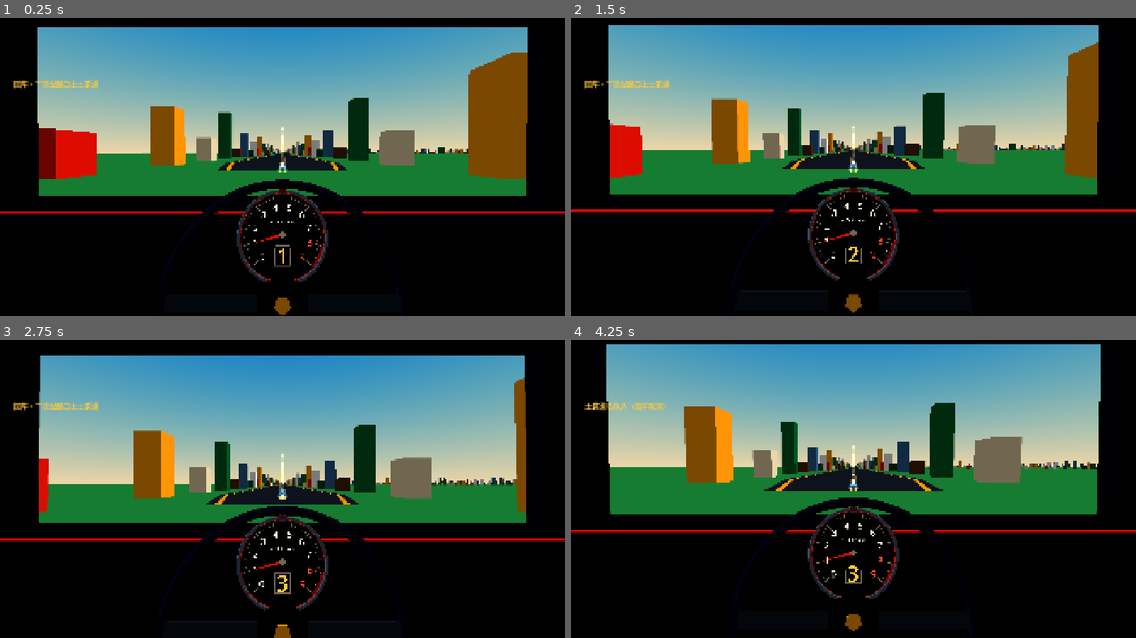
Above: before the commit, frames 1-4 (two rows, left to right).
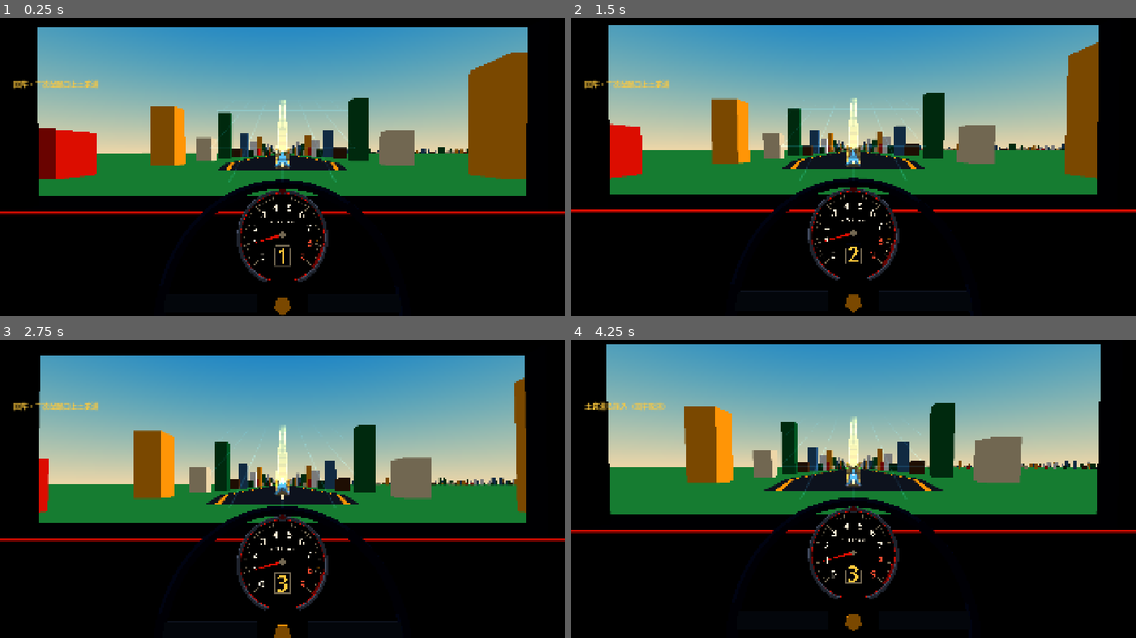
Above: after the commit, the same moments.

Repository: Instein98/StarSpeed
Game: Godot game, scene res://scenes/main.tscn
Same seed, same stepped clock (60 frames per second), same inputs: the game is played once before the commit and once after it.
Inputs:
- Up to frame 1 (0.25 s): no input
- Up to frame 2 (1.5 s): tap Enter (confirm) at 0.5, 1.35 s; hold Up (shift_up) 0.53-1.28 s; hold Space (throttle) 0.53-1.28 s; hold S (brake) from 1.28 s (still down)
- Up to frame 3 (2.75 s): tap Space (throttle) at 1.55 s; release S (brake) at 2.03 s; hold Up (shift_up) from 2.03 s (still down); hold Space (throttle) from 2.03 s (still down)
- Up to frame 4 (4.25 s): release Space (throttle) at 2.78 s; tap Space (throttle) at 2.85, 3.8 s; release Up (shift_up) at 3.53 s; hold S (brake) from 3.53 s (still down); hold Enter (confirm) from 3.53 s (still down)

The runs differ from the first frame. In frame 1, 0.5% of the frame differs, in the area x 37-63%, y 27-56%; in frame 2, 0.6%, in the area x 37-63%, y 26-55%; in frame 3, 0.5%; in frame 4, 0.6%.

Commit message:
Steer back to the line instead of sliding sideways; tilted 3D minimap
- Recovery: the lateral return speed is capped at v * tan(8 deg), so a
  slow car returns slowly, and the world camera yaws toward the line by
  the car's actual heading offset while it drives back.
- Minimap: camera pitched 45 deg, wider road ribbon with thickness, a
  ground grid that scrolls with the car, larger on screen, higher
  resolution, so it reads as a tilted 3D view rather than a flat plan.

Co-Authored-By: Claude Fable 5.2 <noreply@anthropic.com>

Diff:
--- a/data/tuning.tres
+++ b/data/tuning.tres
@@ -35,7 +35,8 @@
 t26_struggle_limit = 1.2
 t27_slide_max_m = 4.0
 slide_wall_m = 9.0
-slide_return_time = 0.5
+slide_return_time = 0.8
+slide_return_max_angle_deg = 8.0
 recover_back_m = 150.0
 t30_world_fov_curve = PackedVector2Array(0, 70.0, 120, 72.1, 240, 78.5, 360, 89.2, 440, 98.7, 500, 107.1, 570, 118.2, 640, 130.8, 720, 146.9, 800, 165.0)
 t31_fov_smooth_time = 0.25
@@ -56,6 +57,7 @@
 understeer_edge_share = 0.3
 understeer_full_over = 0.15
 understeer_smooth_time = 0.18
+slide_return_yaw_gain = 1.2
 t39_head_turn_dist_m = 120.0
 t39a_head_turn_speed_deg = 20.0
 t40_star_enter_kmh = 350.0
--- a/scripts/camera_rig.gd
+++ b/scripts/camera_rig.gd
@@ -38,6 +38,7 @@
 var _head := 0.0
 var _swing := 0.0          # 度，挣扎外甩的幅度
 var _swing_dir := 0.0
+var _return_yaw := 0.0     # 度，救回途中车头朝原路线偏的角度（正 = 向左）
 var _understeer := 0.0     # −1 – 1，正 = 左弯的转向不足
 var _shake_from := Vector2.ZERO
 var _shake_to := Vector2.ZERO
@@ -164,6 +165,12 @@
 	_understeer += (u * signf(car.kappa) - _understeer) * _k(delta, t.understeer_smooth_time)
 	_swing = absf(_understeer) * t.t38_struggle_yaw_deg
 	_swing_dir = signf(_understeer)         # 左弯（κ > 0）向左看，即正的偏航
+	# 救回来往原路线开时，车头是朝着原路线偏的（不是整台车横着平移回去）：
+	# 车头方向 = 赛道方向再转 atan(横向速度 ÷ 车速)。只在往回开的时候算；向外滑时车头并没有指向外侧。
+	var heading_target := 0.0
+	if car.lat * car.lat_vel < 0.0 and car.v > 1.0:
+		heading_target = -rad_to_deg(atan2(car.lat_vel, car.v)) * t.slide_return_yaw_gain
+	_return_yaw += (heading_target - _return_yaw) * _k(delta, t.understeer_smooth_time)
 	var lean := -_understeer * t.understeer_roll_deg   # 左弯头向左歪（_roll 的正方向是向右）
 
 	# —— 震动（T-37，7.3）：各来源取最大值，不相加；上下、左右各自独立的随机噪声 ——
@@ -192,7 +199,7 @@
 	var roll_jitter := lerpf(_roll_from, _roll_to, _shake_phase) * roll_jitter_amp
 
 	# —— 世界摄像机 ——
-	var yaw := deg_to_rad(_head + _swing * _swing_dir)
+	var yaw := deg_to_rad(_head + _swing * _swing_dir + _return_yaw)
 	var world_basis := base * Basis(Vector3.UP, yaw) \
 			* Basis(Vector3.RIGHT, deg_to_rad(_pitch - nod)) \
 			* Basis(Vector3.BACK, deg_to_rad(-(_roll + lean) + roll_jitter))
--- a/scripts/car_sim.gd
+++ b/scripts/car_sim.gd
@@ -360,7 +360,9 @@
 		if need > grip:
 			lat_vel += signf(kappa) * (need - grip) * dt
 		else:
-			var target := -lat / maxf(t.slide_return_time, 0.01)
+			# 回原路线是车打方向开回去的，所以横向速度不会超过 车速 × tan(最大回线角)：车慢回得也慢
+			var max_return := v * tan(deg_to_rad(t.slide_return_max_angle_deg))
+			var target := clampf(-lat / maxf(t.slide_return_time, 0.01), -max_return, max_return)
 			lat_vel = move_toward(lat_vel, target, (grip - need) * dt)
 		lat += lat_vel * dt
 		if need <= grip and absf(lat) < SLIDE_EPS and absf(lat_vel) < 0.2:
--- a/scripts/main.gd
+++ b/scripts/main.gd
@@ -15,7 +15,7 @@
 const WHITE_FRAMES := 2
 const EXIT_LOCK_DISTANCE := 100.0 ## R-41：距岔路口不足 100 m 时驶出开关锁定
 const WORLD_AUDIO_DIR := "res://assets/audio/world/"
-const MINIMAP_VIEW_WIDTH := 0.26  ## 9.5：小地图在锚点处的视宽度相当于 0.26 m
+const MINIMAP_VIEW_WIDTH := 0.42  ## 小地图在锚点处的视宽度（规格 9.5 是 0.26 m；开发者要更明显的 3D 俯视，放大了）
 ## 9.5 给的矩形 (530, 285) – (750, 400) 里，锚点 (0.60, 0, −0.01) 的投影落在自上而下约 73% 处
 const MINIMAP_ANCHOR_V := 0.727
 
--- a/scripts/minimap.gd
+++ b/scripts/minimap.gd
@@ -2,26 +2,36 @@
 extends SubViewport
 ## 第 5.6 节全息小地图：每帧按前方赛道重建路带网格、摆放摄像机和箭头、设置全息着色器参数。
 ## 路带的形状、弯、坡、区段线、岔路口全部取自 track.gd 的同一张采样表。
-## 场景里的长度都除以预看距离 D，所以摄像机固定不动：自车后方 0.15、上方 0.30，俯视 35°，垂直视野 50°。
-
-const MAP_SIZE := Vector2i(220, 115)
-const CAM_BACK := 0.15
-const CAM_UP := 0.30
-const CAM_PITCH_DEG := 35.0
+## 场景里的长度都除以预看距离 D，所以摄像机固定不动。
+## 开发者 2026-11-15：要看得出是斜着 45° 往下看的 3D 俯视，而不是从正上方看的平面图。
+## 所以摄像机改成俯视 45°；路带加宽、加了厚度；地面上有一张随车前进而流动的网格，透视感主要靠它。
+
+const MAP_SIZE := Vector2i(330, 172)
+const CAM_BACK := 0.22
+const CAM_UP := 0.42
+const CAM_PITCH_DEG := 45.0
 const CAM_FOV := 50.0
-const ROAD_WIDTH := 0.03            ## 路带宽 0.03 D
-const EDGE_WIDTH := 0.0035          ## 边线宽（急弯加粗一倍）
+const ROAD_WIDTH := 0.07            ## 路带宽 0.07 D
+const ROAD_THICK := 0.012           ## 路带的厚度（两侧向下的裙边）
+const GRID_STEP_M := 100.0          ## 地面网格每格 100 m
+const GRID_MIN_STEP := 0.06         ## 网格在小地图里最密到 0.06 D，再密就隔一格画一格
+const GRID_HALF_WIDTH := 0.9
+const GRID_FAR := 1.25
+const GRID_NEAR := 0.1
+const GRID_LINE := 0.004
+const GRID_BRIGHT := 0.22
+const EDGE_WIDTH := 0.007          ## 边线宽（急弯加粗一倍）
 const LINE_WIDTH := 0.006           ## 区段线沿路方向的宽度
 const FILL_OPACITY := 0.25          ## 金黄填充 25% 不透明度（加色叠加时等于 25% 亮度）
 const FADE_TAIL := 0.15             ## 最远的 15% 渐隐
 const HEIGHT_SCALE := 3.0           ## 坡道按真实高度的 3 倍画
 const LOOK_SMOOTH := 0.5
 const TRUE_ROAD_WIDTH := 12.0
-const ARROW_LENGTH := 0.07
-const ARROW_WIDTH := 0.05
-const ARROW_THICK := 0.012
+const ARROW_LENGTH := 0.10
+const ARROW_WIDTH := 0.07
+const ARROW_THICK := 0.02
 ## 按 5.6 的摄像机参数，自车所在的原点刚好落在画面下缘之外，所以箭头整体往前挪了这么多
-const ARROW_FORWARD := 0.035
+const ARROW_FORWARD := 0.0
 const STRUGGLE_BLINK_HZ := 10.0
 
 const COL_GOLD := Color("ffc93c")
@@ -86,6 +96,7 @@
 	var route := track.route_ahead(here[0], here[1], d, car.exit_armed, car.from_access)
 	var verts := PackedVector3Array()
 	var colors := PackedColorArray()
+	_add_grid(verts, colors, d)
 	var main_pts := _localize(route["main"], to_local, d)
 	_add_ribbon(verts, colors, main_pts, route["sharp"], float(route["step"]) / d, true)
 	var branch: PackedVector3Array = route["branch"]
@@ -146,6 +157,12 @@
 		var b := pts[i + 1]
 		_quad(verts, colors, a - sa * half, a + sa * half, b - sb * half, b + sb * half,
 				COL_GOLD * FILL_OPACITY * fa, COL_GOLD * FILL_OPACITY * fb)
+		# 厚度：两侧各一条向下的裙边，颜色暗一级
+		var drop := Vector3(0.0, -ROAD_THICK, 0.0)
+		for skirt: float in [-1.0, 1.0]:
+			_quad(verts, colors, a + sa * skirt * half + drop, a + sa * skirt * half,
+					b + sb * skirt * half + drop, b + sb * skirt * half,
+					COL_GOLD * 0.45 * fa, COL_GOLD * 0.45 * fb)
 		var is_sharp := i < sharp.size() and sharp[i] == 1
 		var w := EDGE_WIDTH * (2.0 if is_sharp else 1.0)
 		for side: float in [-1.0, 1.0]:
@@ -153,6 +170,30 @@
 					a + sa * side * (half - w) + lift, a + sa * side * half + lift,
 					b + sb * side * (half - w) + lift, b + sb * side * half + lift,
 					COL_GOLD * fa, COL_GOLD * fb)
+
+
+## 地面网格：画在路面下方，随车前进向后流动（每格 GRID_STEP_M 米），越远越暗。
+func _add_grid(verts: PackedVector3Array, colors: PackedColorArray, d: float) -> void:
+	var step := GRID_STEP_M / d
+	while step < GRID_MIN_STEP:
+		step *= 2.0
+	var scroll := fposmod(car.s, step * d) / d
+	var y := -ROAD_THICK - 0.002
+	var half := GRID_LINE * 0.5
+	# 横线（垂直于前进方向）：车往前走，线往后（+Z）流
+	var z := GRID_NEAR - step + scroll
+	while z > -GRID_FAR:
+		var c := COL_SKY * GRID_BRIGHT * clampf(1.0 + z / GRID_FAR, 0.0, 1.0)
+		_quad(verts, colors, Vector3(-GRID_HALF_WIDTH, y, z + half), Vector3(GRID_HALF_WIDTH, y, z + half),
+				Vector3(-GRID_HALF_WIDTH, y, z - half), Vector3(GRID_HALF_WIDTH, y, z - half), c, c)
+		z -= step
+	# 纵线（沿前进方向）：近处亮，远处暗
+	var x := -floorf(GRID_HALF_WIDTH / step) * step
+	while x <= GRID_HALF_WIDTH + 0.0001:
+		_quad(verts, colors, Vector3(x - half, y, GRID_NEAR), Vector3(x + half, y, GRID_NEAR),
+				Vector3(x - half, y, -GRID_FAR), Vector3(x + half, y, -GRID_FAR),
+				COL_SKY * GRID_BRIGHT, COL_SKY * 0.0)
+		x += step
 
 
 func _fade(dist: float, fade_tail: bool, total: float) -> float:
--- a/scripts/tuning_data.gd
+++ b/scripts/tuning_data.gd
@@ -45,6 +45,7 @@
 @export var t27_slide_max_m: float
 ## 打滑（规格里没有，开发者试玩后加的；T-25、T-26、T-27 不再使用）
 @export var slide_wall_m: float                          ## 车滑到离中心线多远算撞上路边
+@export var slide_return_max_angle_deg: float            ## 回原路线时车头最多偏离赛道方向多少度（横向速度 ≤ 车速 × tan）
 @export var slide_return_time: float                     ## 抓地力恢复后把车拉回原路线的时间常数（秒）
 @export var recover_back_m: float                        ## 失败后的复位点：出事那个弯的入口再往回多少米
 
@@ -68,6 +69,7 @@
 @export var understeer_edge_share: float                ## 刚到极限（ratio 100%）时用到上面两个角度的多少
 @export var understeer_full_over: float                 ## ratio 超出 100% 多少时偏到最大
 @export var understeer_smooth_time: float
+@export var slide_return_yaw_gain: float                 ## 救回时车头偏角在画面上放大多少倍（1 = 真实角度）
 @export var t39_head_turn_dist_m: float
 @export var t39a_head_turn_speed_deg: float
 @export var t40_star_enter_kmh: float
--- a/tools/rule_checks.gd
+++ b/tools/rule_checks.gd
@@ -143,7 +143,9 @@
 	var slid := false
 	tt = 0.0
 	while fails.is_empty() and tt < 12.0:
-		car.brake = car.slide > 0.5
+		# 车停住就回不了线（回线的横向速度 ≤ 车速 × tan(最大回线角)），所以刹到 80 km/h 就松开
+		car.brake = car.slide > 0.5 and car.v > 80.0 * KMH
+		car.set_throttle(slid and car.v < 70.0 * KMH)
 		if car.brake:
 			slid = true
 		# 保持略超极限的车速直到开始滑
Not shown, changed: CLAUDE.md
